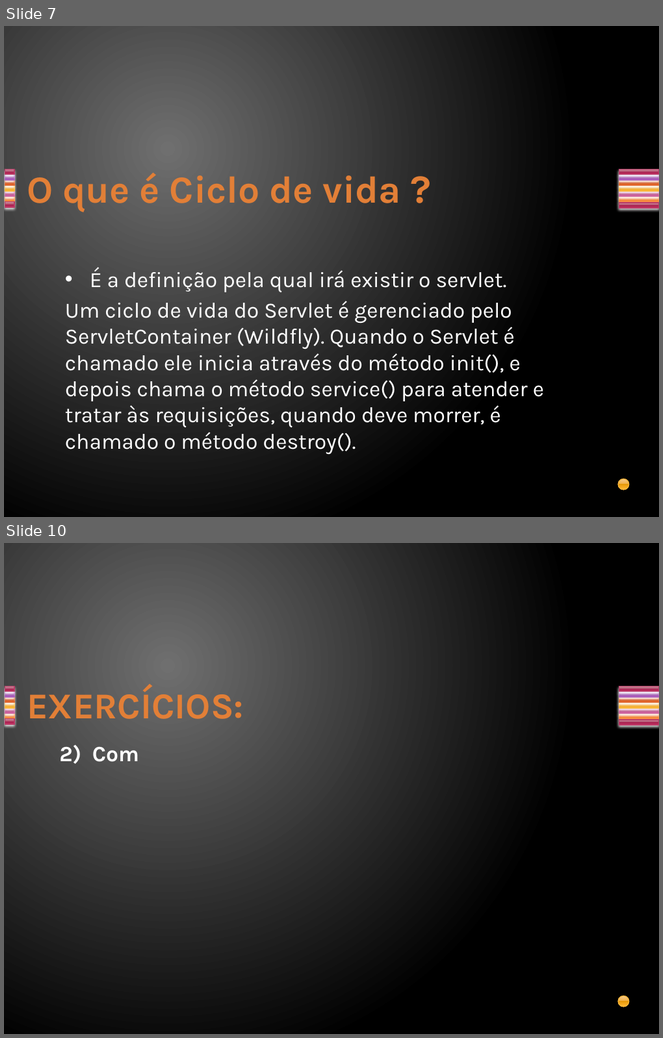
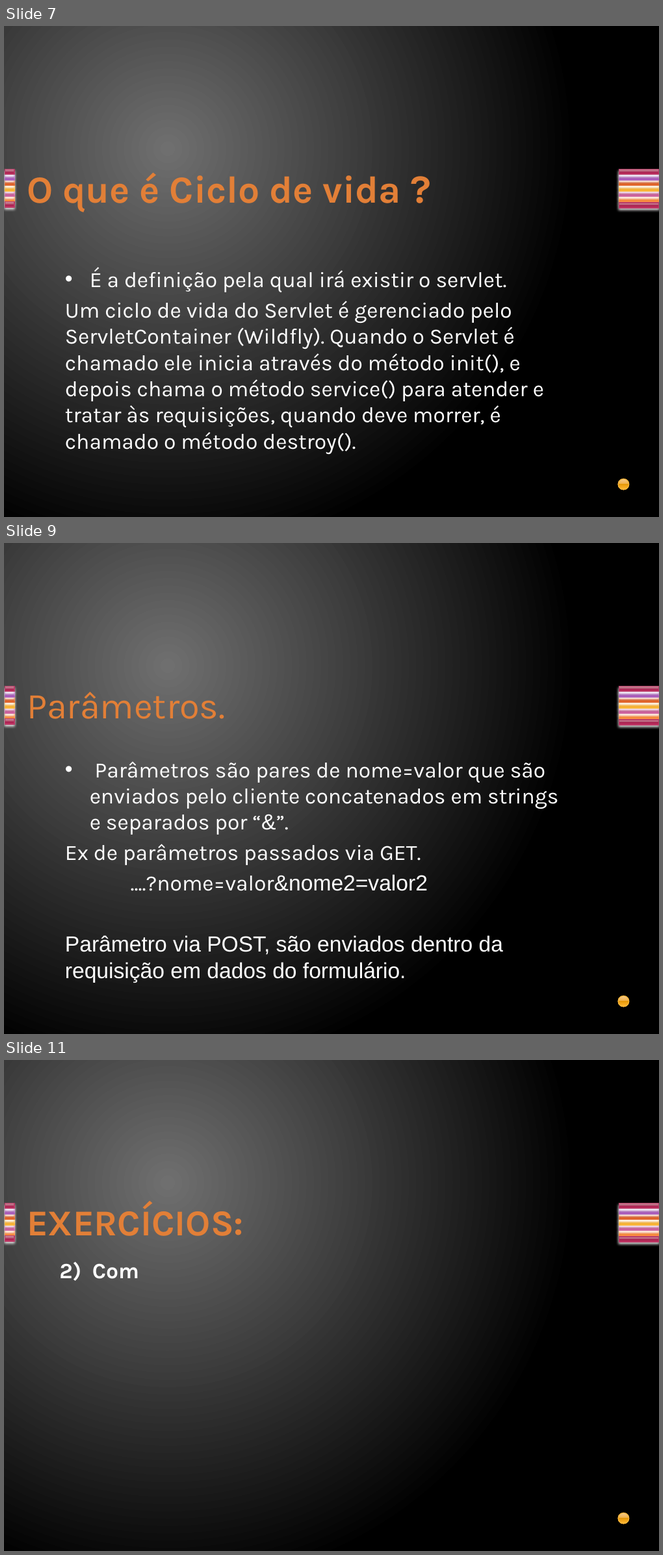
Before and after one commit to davirj9/javaAvancado, a slide deck: AulasAvancado/src/main/resources/br/com/Aula2/Servlets.pptx. Shown one above the other, each under a label of ours: slides 7 and 10 before the commit, slides 7, 9 and 11 after it; the slides between them are not shown. The pictures are 663x1038 and 663x1555 pixels, drawn with LibreOffice and Linux fonts; fonts in the diff are those of the drawing. Boxes give left, top, right and bottom in pixels: in the first picture for what was removed or moved away, otherwise in the second. Text is boxed around its words. In the diff, an @@ line names an element or a change of style, - is before the commit and + after.

```diff
--- a/AulasAvancado/src/main/resources/br/com/Aula2/Servlets.pptx
+++ b/AulasAvancado/src/main/resources/br/com/Aula2/Servlets.pptx
@@ slide 9 added at (x1=4, y1=543, x2=659, y2=1034), background gradient #707070 to #000000; not listed: 15 template elements that a slide beside it also shows @@
@@ title added at (x1=27, y1=692, x2=225, y2=719), 40 pt, text gradient #E38037 to #FA8D3D @@
+Parâmetros.
@@ text added at (x1=65, y1=761, x2=558, y2=983), 24 pt, text #FFFFFF @@
+• Parâmetros são pares de nome=valor que são enviados pelo cliente concatenados em strings e separados por “&”.
+Ex de parâmetros passados via GET.
+....?nome=valor&nome2=valor2
+Parâmetro via POST, são enviados dentro da requisição em dados do formulário.
@@ what was slide 10 is now slide 11 @@
```
Also in this commit, not shown: 1 slide changed, 2 other slides added, 2 slides removed, 6 other files.
